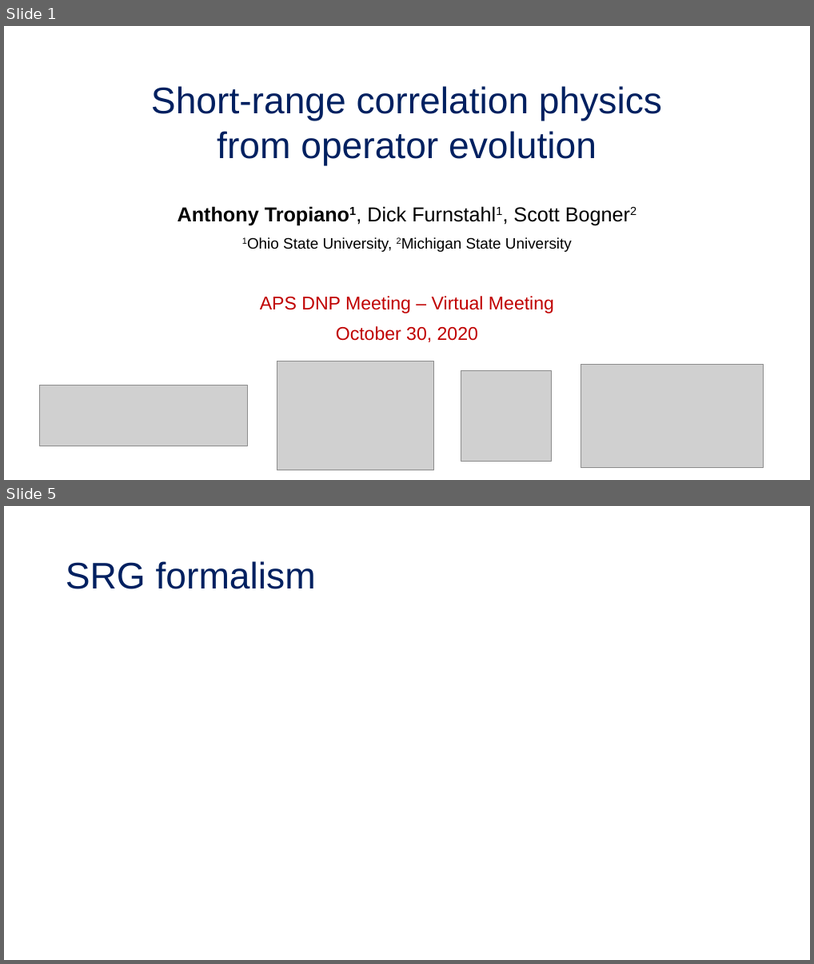
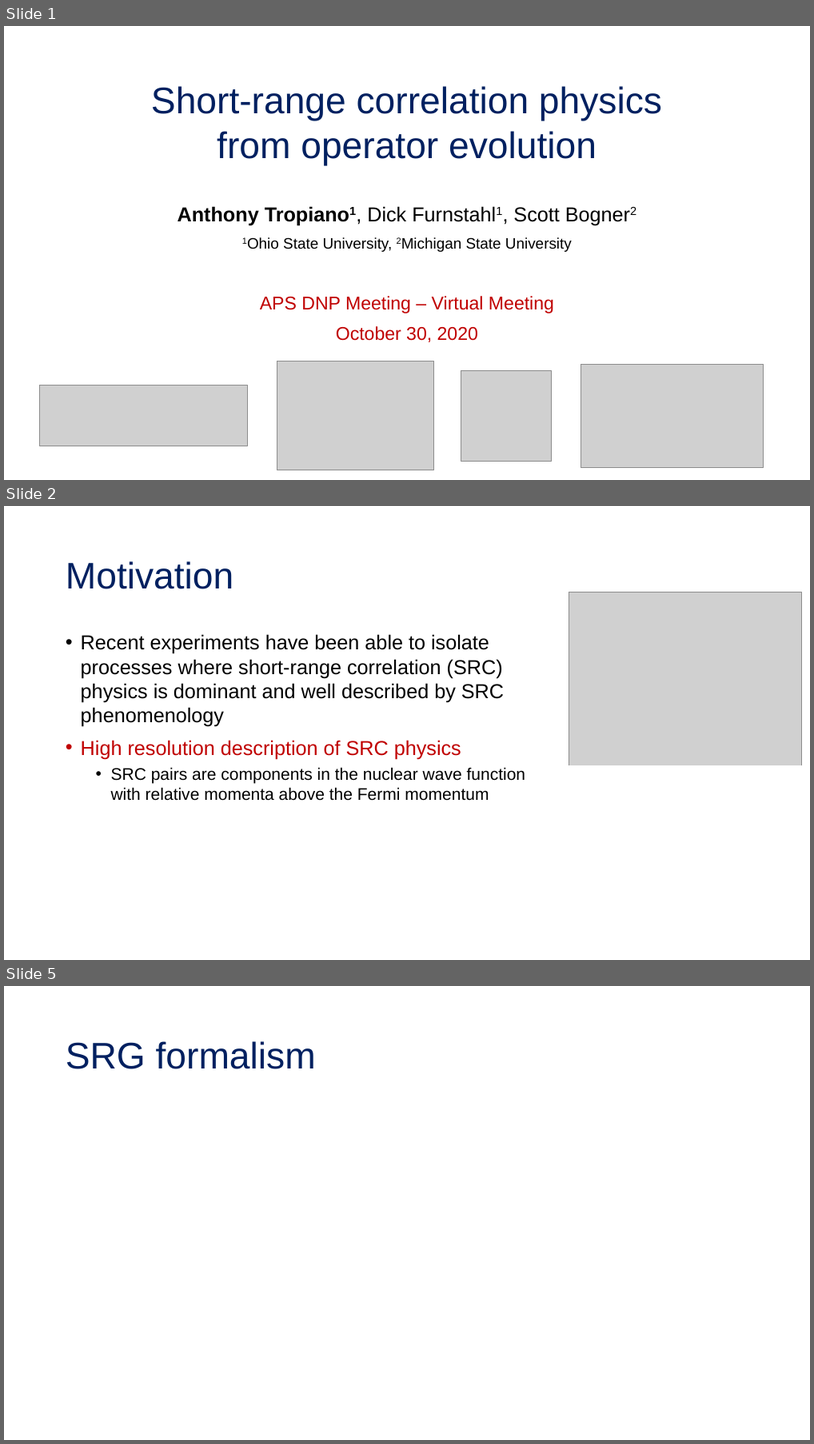
Before and after one commit to tropiano4/tropiano-srg, a slide deck: Presentations/DNP_October2020/tropiano_dnp_october2020.pptx. Shown one above the other, each under a label of ours: slides 1 and 5 before the commit, slides 1, 2 and 5 after it; the slides between them are not shown. The pictures are 814x964 and 814x1444 pixels, drawn with LibreOffice and Linux fonts; fonts in the diff are those of the drawing; grey boxes stand for pictures. Boxes give left, top, right and bottom in pixels: in the first picture for what was removed or moved away, otherwise in the second. Text is boxed around its words. In the diff, an @@ line names an element or a change of style, - is before the commit and + after.

```diff
--- a/Presentations/DNP_October2020/tropiano_dnp_october2020.pptx
+++ b/Presentations/DNP_October2020/tropiano_dnp_october2020.pptx
@@ slide 2 added at [4, 506, 810, 960], background #FFFFFF @@
@@ title added at [66, 561, 234, 589], 44 pt, text #002060 @@
+Motivation
@@ picture added at [570, 592, 802, 952] @@
@@ text added at [81, 634, 526, 800], 24 pt, text #000000 @@
+• Recent experiments have been able to isolate processes where short-range correlation (SRC) physics is dominant and well described by SRC phenomenology
+• High resolution description of SRC physics
+  • SRC pairs are components in the nuclear wave function with relative momenta above the Fermi momentum
@@ rectangle added at [561, 765, 810, 960], fill #FFFFFF, outline #FFFFFF 1 pt @@
```
Also in this commit, not shown: 7 slides changed, 11 other slides added, 15 slides removed.
